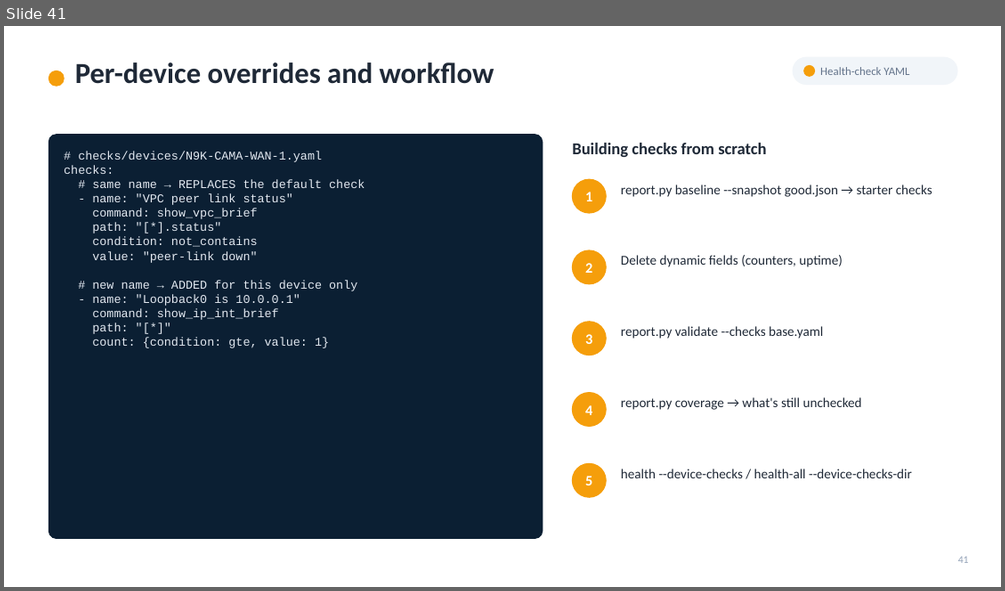
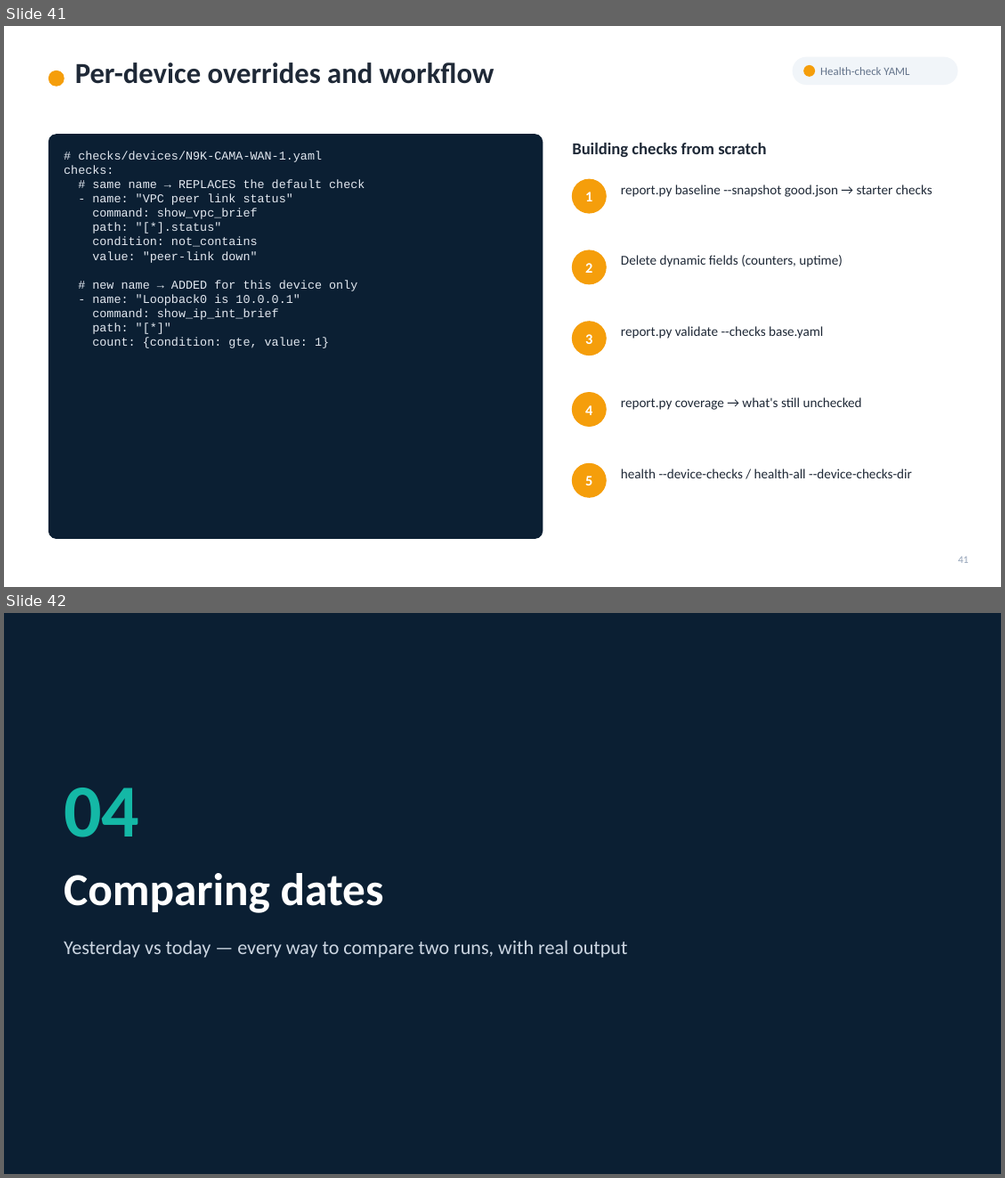
Before and after one commit to omi23484/checklist-project, a slide deck: docs/Network_CLI_Parser_Usage_Guide.pptx. Shown one above the other, each under a label of ours: slide 41 before the commit, slides 41 and 42 after it. The pictures are 1005x591 and 1005x1178 pixels, drawn with LibreOffice and Linux fonts; fonts in the diff are those of the drawing. Boxes give left, top, right and bottom in pixels: in the first picture for what was removed or moved away, otherwise in the second. Text is boxed around its words. In the diff, an @@ line names an element or a change of style, - is before the commit and + after.

```diff
--- a/docs/Network_CLI_Parser_Usage_Guide.pptx
+++ b/docs/Network_CLI_Parser_Usage_Guide.pptx
@@ slide 42 added at (4,613,1001,1174), background #0B1F33 @@
@@ text added at (64,787,139,837), 72 pt, text #14B8A6, bold @@
+04
@@ text added at (64,873,384,913), 44 pt, text #FFFFFF, bold @@
+Comparing dates
@@ text added at (64,940,627,957), 19 pt, text #CBD5E1 @@
+Yesterday vs today — every way to compare two runs, with real output
```
Also in this commit, not shown: 13 slides changed, 8 other slides added, 6 other files.
